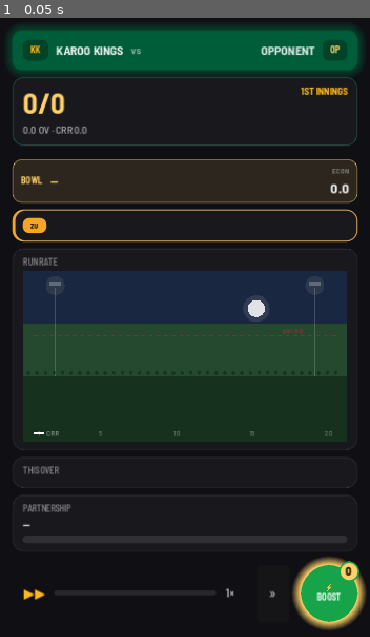
Above: before the commit, frame 1.
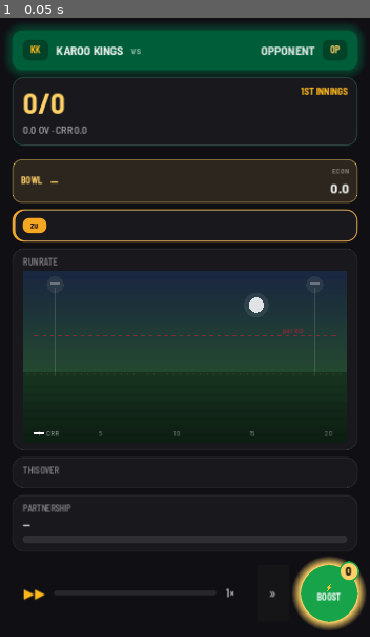
Above: after the commit, the same moment.

Repository: nico101rsa/cricket-v3
Game: Godot game, scene res://scenes/interactive_match/interactive_match.tscn
Same seed, same stepped clock (60 frames per second), same inputs: the game is played once before the commit and once after it. This scene is started directly instead of the project's main scene.
Inputs:
- Up to frame 1 (0.05 s): no input

The runs differ from the first frame. In frame 1, 0.1% of the frame differs, in the area x 13-87%, y 42-58%.

Commit message:
test: run-rate chart eyeball preview (4 states) + refreshed in-match renders
Smooth gradient backdrop + slim stand band (dropped the dotted-gridline crowd).
Real-data render proof in docs/mockups/latest/in-match.png.

Co-Authored-By: Claude Opus 4.8 <noreply@anthropic.com>

Diff:
--- a/scenes/interactive_match/run_rate_chart.gd
+++ b/scenes/interactive_match/run_rate_chart.gd
@@ -57,25 +57,35 @@
 	return plot.position.x + (over - 0.5) * slot_w
 
 func _draw_backdrop(w: float, h: float) -> void:
-	# sky → grass gradient as three stacked bands (cheap, no texture).
 	var horizon := h * 0.62
-	draw_rect(Rect2(0, 0, w, horizon * 0.5), SKY_TOP)
-	draw_rect(Rect2(0, horizon * 0.5, w, horizon * 0.5), SKY_BOT)
-	draw_rect(Rect2(0, horizon, w, h - horizon), GRASS)
+	# Smooth sky gradient (SKY_TOP → SKY_BOT) as thin strips — avoids visible banding.
+	var strips := 24
+	for i in range(strips):
+		var t := float(i) / float(strips - 1)
+		var y0 := horizon * (float(i) / strips)
+		var y1 := horizon * (float(i + 1) / strips)
+		draw_rect(Rect2(0, y0, w, y1 - y0 + 1.0), SKY_TOP.lerp(SKY_BOT, t))
+	# Grass (slight darkening toward the foot).
+	for i in range(8):
+		var t := float(i) / 7.0
+		var y0 := horizon + (h - horizon) * (float(i) / 8.0)
+		var y1 := horizon + (h - horizon) * (float(i + 1) / 8.0)
+		draw_rect(Rect2(0, y0, w, y1 - y0 + 1.0), GRASS.lerp(GRASS.darkened(0.4), t))
 	# moon, upper-right
-	draw_circle(Vector2(w * 0.72, h * 0.22), 9.0, MOON)
-	draw_circle(Vector2(w * 0.72, h * 0.22), 14.0, Color(1, 1, 1, 0.10))
-	# two floodlight poles + glow
+	draw_circle(Vector2(w * 0.72, h * 0.20), 8.0, MOON)
+	draw_circle(Vector2(w * 0.72, h * 0.20), 13.0, Color(1, 1, 1, 0.08))
+	# two floodlight poles + lamp glow
 	for fx in [w * 0.10, w * 0.90]:
-		draw_line(Vector2(fx, horizon), Vector2(fx, h * 0.10), Color(1, 1, 1, 0.18), 1.5)
-		draw_rect(Rect2(fx - 6, h * 0.06, 12, 5), Color(1, 1, 1, 0.25))
-		draw_circle(Vector2(fx, h * 0.085), 10.0, Color(1, 1, 0.85, 0.08))
-	# sparse crowd silhouette strip just above the horizon
-	var cy := horizon - 4.0
-	var x := 6.0
-	while x < w - 6.0:
-		draw_circle(Vector2(x, cy), 2.0, Color(0, 0, 0, 0.30))
-		x += 9.0
+		draw_line(Vector2(fx, horizon), Vector2(fx, h * 0.10), Color(1, 1, 1, 0.14), 1.5)
+		draw_rect(Rect2(fx - 5, h * 0.06, 10, 4), Color(1, 1, 1, 0.30))
+		draw_circle(Vector2(fx, h * 0.08), 9.0, Color(1, 1, 0.85, 0.07))
+	# Stand/crowd: a slim dark band hugging the horizon (reads as the far stand, not
+	# a gridline) with a few subtle lighter speckles for texture.
+	draw_rect(Rect2(0, horizon - 5.0, w, 5.0), Color(0, 0, 0, 0.30))
+	var x := 5.0
+	while x < w - 4.0:
+		draw_rect(Rect2(x, horizon - 4.0, 1.0, 2.0), Color(1, 1, 1, 0.05))
+		x += 7.0
 
 func _draw_bars(plot: Rect2, overs: Array, y_max: float) -> void:
 	var slot_w := plot.size.x / 20.0
--- /dev/null
+++ b/tools/preview_run_rate_chart.gd
@@ -0,0 +1,60 @@
+extends SceneTree
+
+# Dev preview for the in-match run-rate chart. Renders four states to PNGs.
+# Run WITH rendering (not --headless):
+#   /Applications/Godot.app/Contents/MacOS/Godot --path . -s tools/preview_run_rate_chart.gd
+
+var _chart
+var _frames := 0
+var _shot := 0
+var _cases: Array = []
+
+const CHART_RECT := Rect2i(12, 12, 366, 180)   # real in-match panel proportion
+
+func _initialize() -> void:
+	_chart = RunRateChart.new()
+	_chart.position = CHART_RECT.position
+	_chart.size = CHART_RECT.size
+	root.add_child(_chart)
+	_cases = [
+		["res://docs/mockups/in-match-chart-1st-innings-v1.png", _first_innings()],
+		["res://docs/mockups/in-match-chart-chase-v1.png", _chase()],
+		["res://docs/mockups/in-match-chart-boundary-over-v1.png", _boundary()],
+		["res://docs/mockups/in-match-chart-wicket-over-v1.png", _wicket()],
+	]
+
+func _process(_delta: float) -> bool:
+	_frames += 1
+	if _frames == 2:
+		_chart.set_data(_cases[_shot][1])
+	if _frames >= 8:
+		var img := root.get_viewport().get_texture().get_image().get_region(CHART_RECT)
+		img.save_png(_cases[_shot][0])
+		print("SAVED ", _cases[_shot][0])
+		_shot += 1
+		_frames = 0
+		if _shot >= _cases.size():
+			print("PREVIEW_SAVED")
+			return true
+	return false
+
+func _ov(over: int, runs: int, crr: float, bar_rr: float, b := false, w := false, now := false) -> Dictionary:
+	return {"over": over, "runs": runs, "crr": crr, "bar_rr": bar_rr,
+		"has_boundary": b, "has_wicket": w, "now": now}
+
+func _first_innings() -> Dictionary:
+	return {"overs": [_ov(1, 8, 8.0, 8.0, true), _ov(2, 5, 6.5, 5.0), _ov(3, 9, 7.3, 9.0, true),
+		_ov(4, 6, 7.0, 6.0, false, false, true)], "target_rr": 8.0, "y_max": 12.0, "innings": 1}
+
+func _chase() -> Dictionary:
+	return {"overs": [_ov(1, 10, 10.0, 10.0, true), _ov(2, 4, 7.0, 4.0), _ov(3, 12, 8.7, 12.0, true),
+		_ov(4, 5, 7.75, 5.0), _ov(5, 8, 7.8, 8.0, true, false, true)],
+		"target_rr": 8.6, "y_max": 13.0, "innings": 2}
+
+func _boundary() -> Dictionary:
+	return {"overs": [_ov(1, 6, 6.0, 6.0), _ov(2, 18, 12.0, 18.0, true, false, true)],
+		"target_rr": 8.0, "y_max": 18.0, "innings": 1}
+
+func _wicket() -> Dictionary:
+	return {"overs": [_ov(1, 7, 7.0, 7.0), _ov(2, 1, 4.0, 1.0, false, true, true)],
+		"target_rr": 8.0, "y_max": 12.0, "innings": 1}
Binary file added: docs/mockups/in-match-chart-1st-innings-v1.png
Binary file added: docs/mockups/in-match-chart-boundary-over-v1.png
Binary file added: docs/mockups/in-match-chart-chase-v1.png
Binary file added: docs/mockups/in-match-chart-wicket-over-v1.png
Binary file changed: docs/mockups/in-match-hifi-built-autosim.png
Binary file changed: docs/mockups/in-match-hifi-built-drs.png
Binary file changed: docs/mockups/in-match-hifi-built-keymoment-bowling.png
Binary file changed: docs/mockups/in-match-hifi-built-keymoment.png
Binary file changed: docs/mockups/latest/in-match.png
